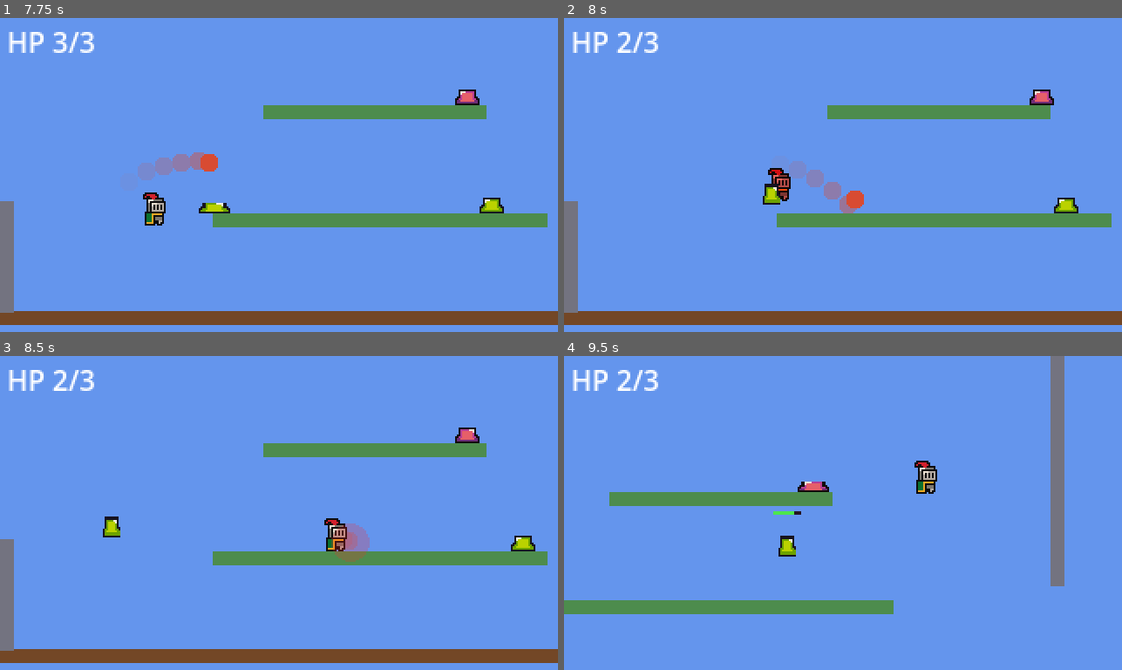
Above: before the commit, frames 1-4 (two rows, left to right).
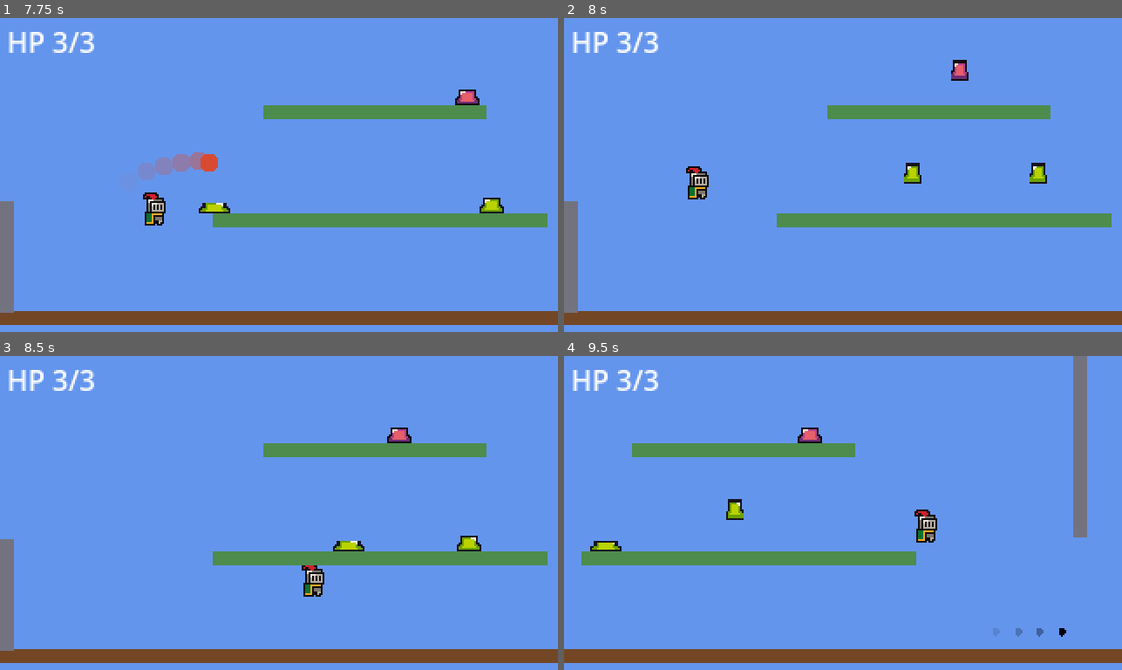
Above: after the commit, the same moments.

Repository: SolutionsByCarson/ScratchPad
Game: Godot game, scene res://scenes/main.tscn
The game is run twice, just before and just after one commit, with the same random seed, the same clock (stepped at 60 frames per second) and the same inputs.
Inputs:
- Up to frame 1 (7.75 s): hold D (move_right) 0.53-2.03 s; tap Shift (dash) at 0.6, 4.35 s; tap Space (jump) at 0.77, 1.52, 3.02, 3.77, 4.52, 6.02, 6.77, 7.52 s; tap J (shoot) at 1.35, 5.1 s; hold A (move_left) 2.03-2.78 s; hold S (slam) 2.03-2.78 s; hold D (move_right) 2.78-4.28 s; tap H (swing) at 2.85 s; hold K (throw) 3.53-4.28 s; hold A (move_left) 4.28-5.03 s; hold D (move_right) 5.03-5.78 s; hold A (move_left) 5.78-7.28 s; tap S (slam) at 5.85 s; hold H (swing) 6.53-7.28 s; hold D (move_right) from 7.28 s (still down); tap K (throw) at 7.35 s
- Up to frame 2 (8 s): keep holding D (move_right)
- Up to frame 3 (8.5 s): keep holding D (move_right); tap Shift (dash) at 8.1 s
- Up to frame 4 (9.5 s): keep holding D (move_right); tap J (shoot) at 8.85 s; tap Space (jump) at 9.02 s

Frame 1 is identical in both runs. In frame 2, 2.5% of the frame differs, in the area x 9-93%, y 4-63%; in frame 3, 2.2%; in frame 4, 18%, in the area x 0-100%, y 0-98%.

Commit message:
Bump enemy contact radius 9 → 16 so a slime landing on top of a grenade triggers detonation immediately. The center-to-center distance often exceeded 9px once the slime collision shape offset was factored in.

Diff:
--- a/scripts/grenade.gd
+++ b/scripts/grenade.gd
@@ -7,7 +7,7 @@
 const CHARGE_RADIUS_PER_SEC := 100.0 / 3.0
 const CHARGE_MAX_TIME := 3.0
 const WAVE_SPEED := 260.0
-const CONTACT_RADIUS := 9.0
+const CONTACT_RADIUS := 16.0
 const PLAYER_CONTACT_RADIUS := 12.0
 const PLAYER_DAMAGE := 8
 const ENEMY_DAMAGE := 8
